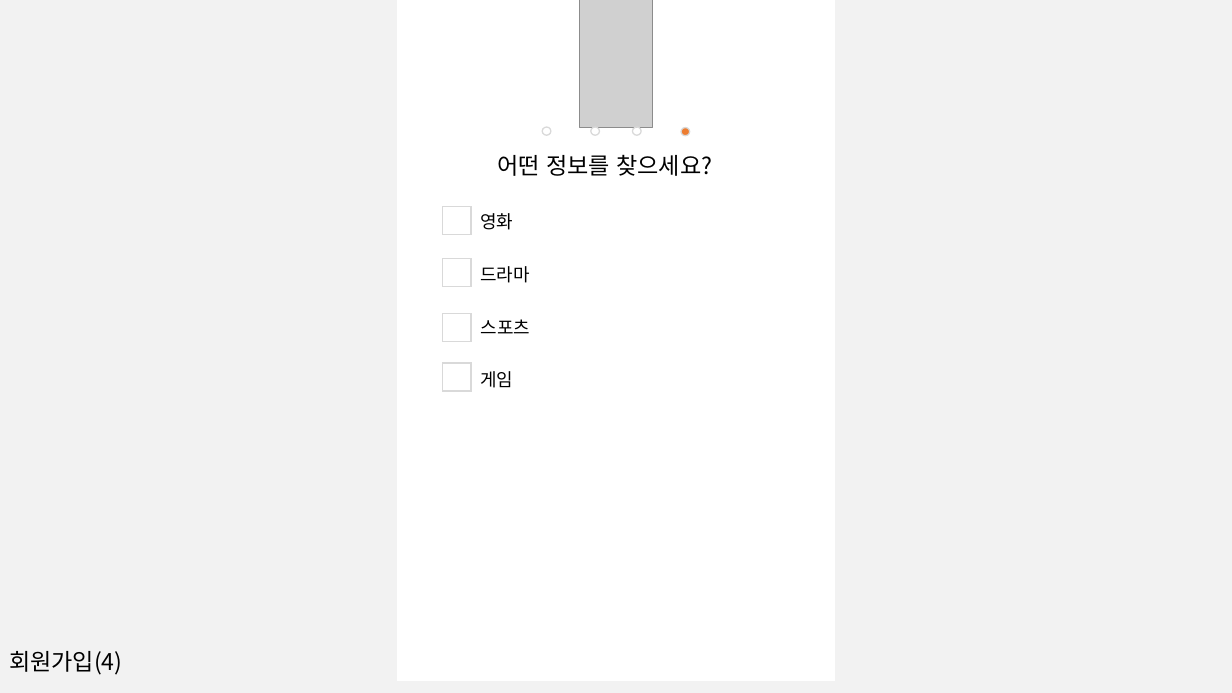
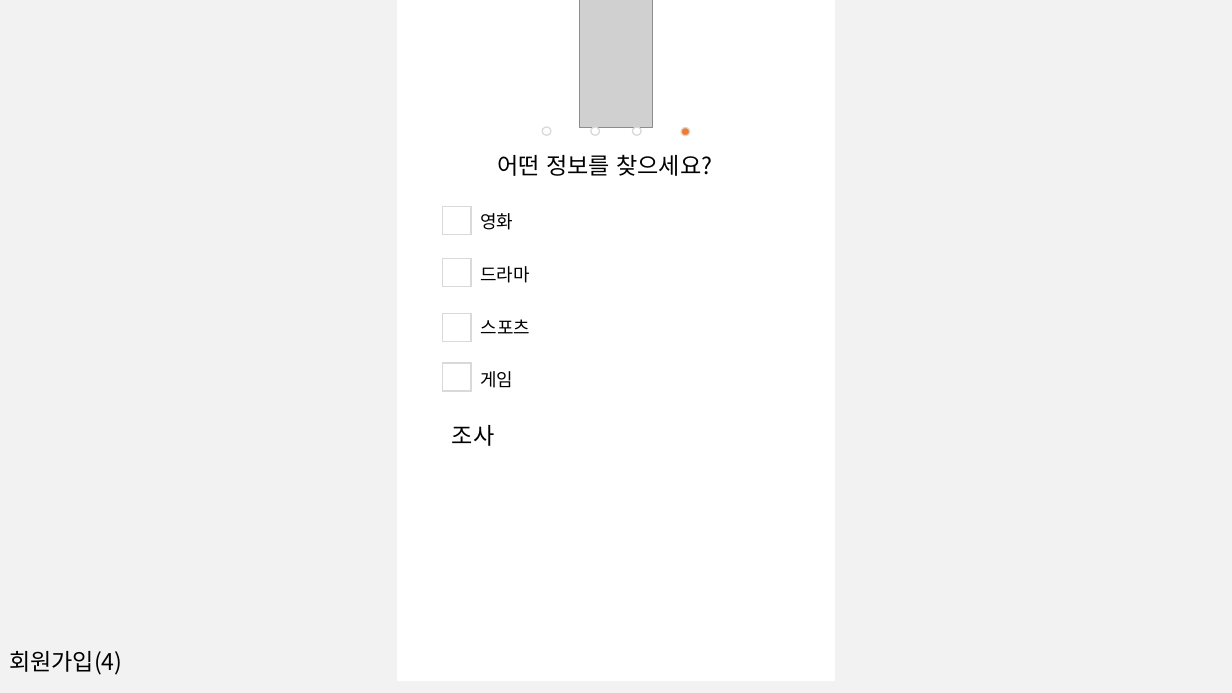
Before and after one commit to What-The-Pork/meeting-log, a slide deck: slide 4 of image/login/회원관리페이지.pptx. Drawn at 1232x693 pixels with LibreOffice and Linux fonts; fonts in the diff are those of the drawing; grey boxes stand for pictures. Boxes give left, top, right and bottom in pixels: in the first picture for what was removed or moved away, otherwise in the second. Text is boxed around its words. In the diff, an @@ line names an element or a change of style, - is before the commit and + after.

```diff
--- a/image/login/회원관리페이지.pptx
+++ b/image/login/회원관리페이지.pptx
@@ text added at (452,425,495,446), 18 pt, text #000000 @@
+조사
```
Also in this commit, not shown: 2 other slides changed, 4 slides added.
